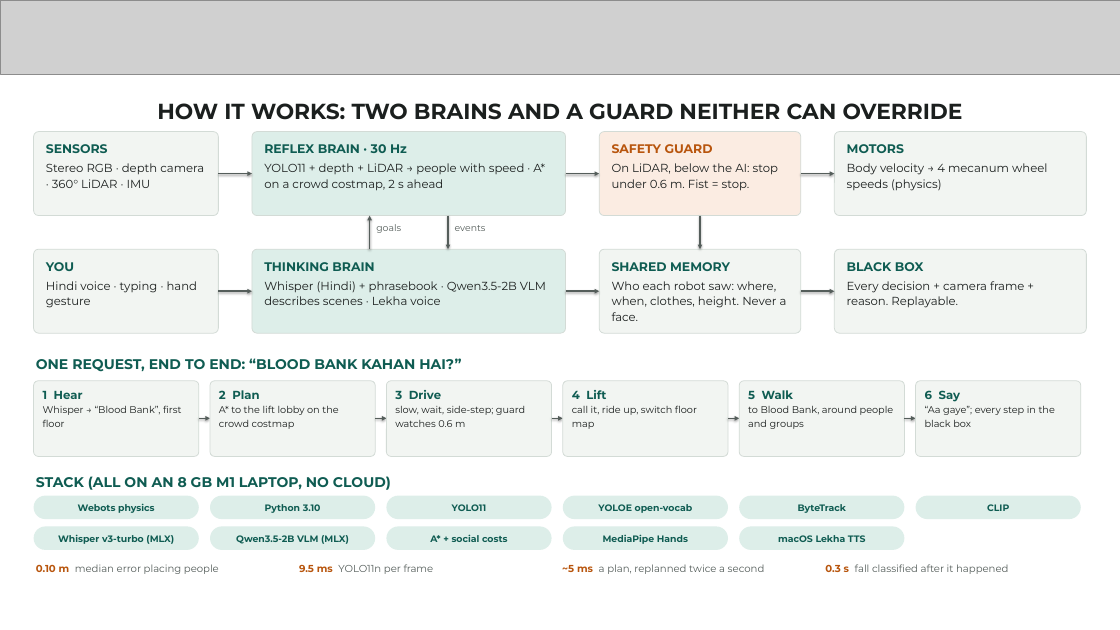
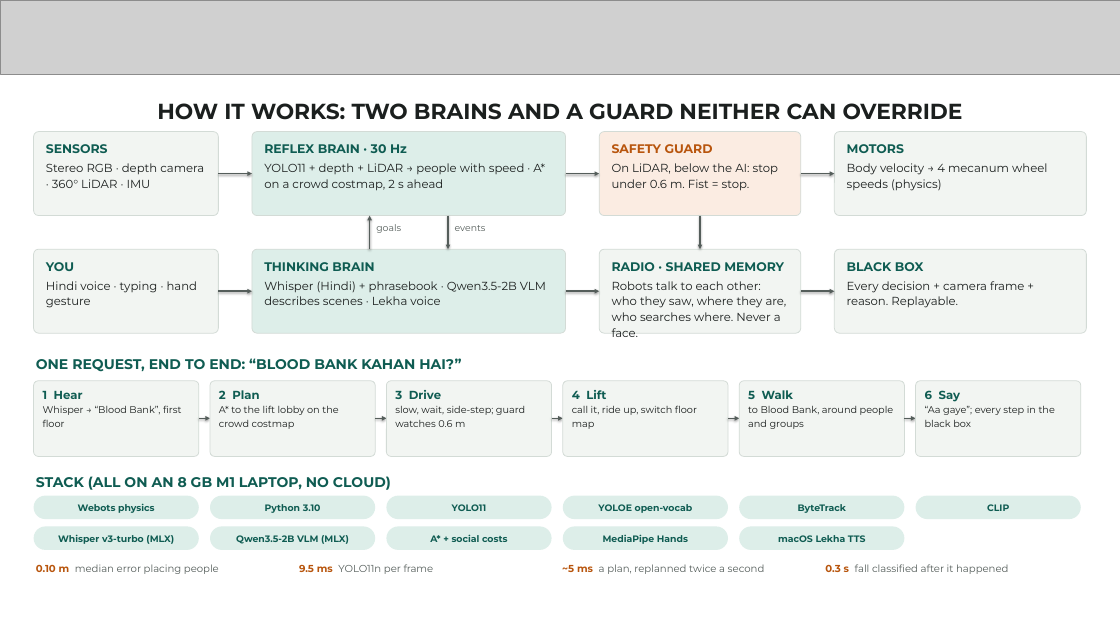
Before and after one commit to shaunmortal/saathi, a slide deck: slide 4 of ppt/Saathi_Round2.pptx. Drawn at 1120x630 pixels with LibreOffice and Linux fonts; fonts in the diff are those of the drawing; grey boxes stand for pictures. Boxes give left, top, right and bottom in pixels: in the first picture for what was removed or moved away, otherwise in the second. Text is boxed around its words. In the diff, an @@ line names an element or a change of style, - is before the commit and + after.

Commit message:
deck: say that the robots talk to each other over radio

```diff
--- a/ppt/Saathi_Round2.pptx
+++ b/ppt/Saathi_Round2.pptx
@@ text at (x1=612, y1=262, x2=787, y2=321): text changed @@
-SHARED MEMORY
-Who each robot saw: where, when, clothes, height. Never a face.
+RADIO · SHARED MEMORY
+Robots talk to each other: who they saw, where they are, who searches where. Never a face.
```
Also in this commit, not shown: 2 other slides changed, 2 other files.
